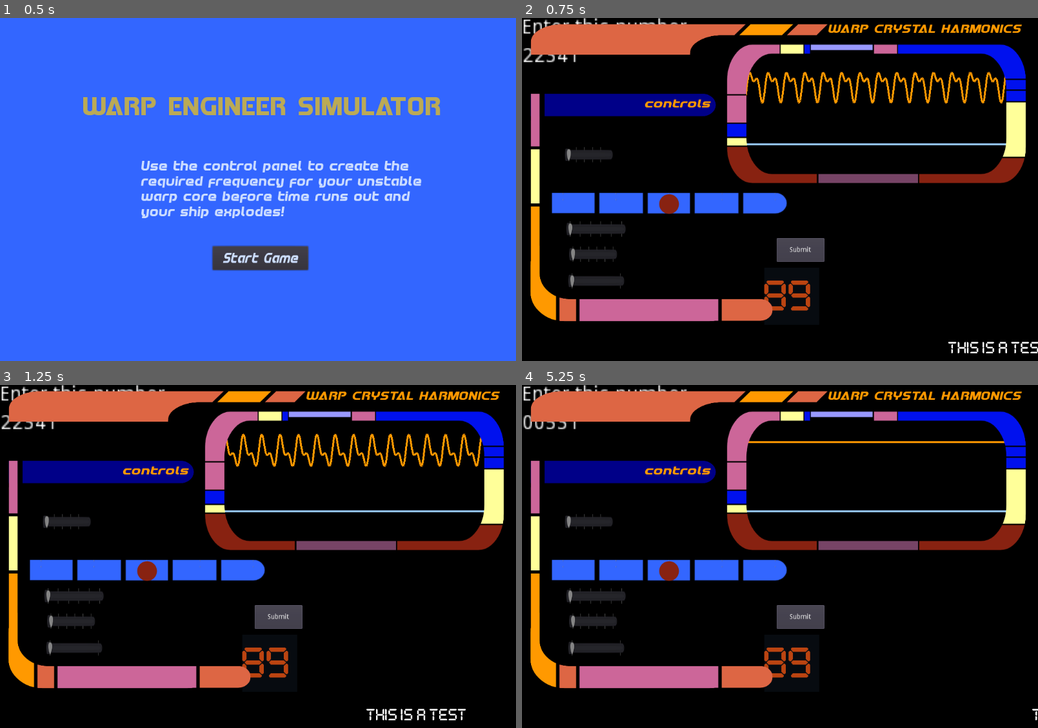
Above: before the commit, frames 1-4 (two rows, left to right).
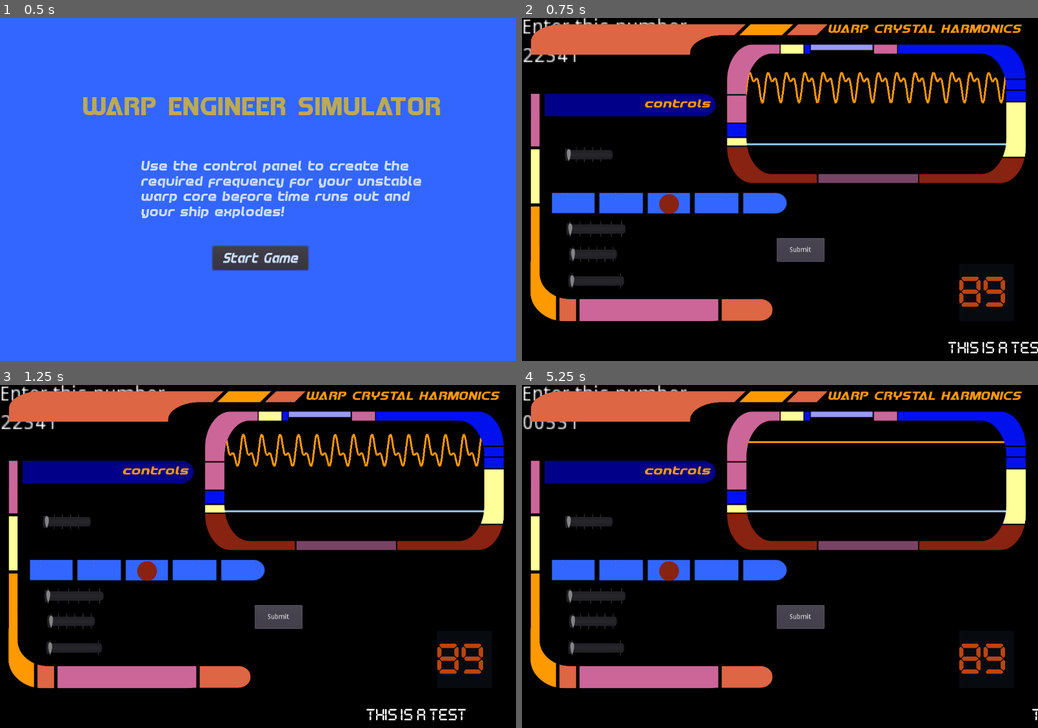
Above: after the commit, the same moments.

Repository: squiggle-at-squiggle/LDJam49
Game: Godot game, scene res://Scenes/Main.tscn
Two runs of this game, one before a commit and one after it. Both use one fixed random seed, a clock stepped at 60 frames per second and the inputs below.
Inputs:
- Up to frame 1 (0.5 s): no input
- Up to frame 2 (0.75 s): click "Start Game" at 0.5 s
- Up to frame 3 (1.25 s): no input
- Up to frame 4 (5.25 s): click "Submit" at 1.25 s; click "Submit" at 2 s; click "Submit" at 2.75 s; tap Enter at 3.5 s; tap Space at 4.25 s; click "Start Game" at 5 s

Frame 1 is identical in both runs. In frame 2, 0.8% of the frame differs, in the area x 46-94%, y 75-86%; in frame 3, 0.8%; in frame 4, 0.8%.

Commit message:
move timer

Diff:
--- a/Scenes/Main.tscn
+++ b/Scenes/Main.tscn
@@ -19,10 +19,10 @@
 [node name="StartScreen" parent="." instance=ExtResource( 4 )]
 
 [node name="Countdown" parent="." instance=ExtResource( 6 )]
-margin_left = 507.181
-margin_top = 523.501
-margin_right = 547.181
-margin_bottom = 563.501
+margin_left = 915.181
+margin_top = 515.501
+margin_right = 955.181
+margin_bottom = 555.501
 
 [node name="EngineNoise" type="AudioStreamPlayer" parent="."]
 stream = ExtResource( 7 )
